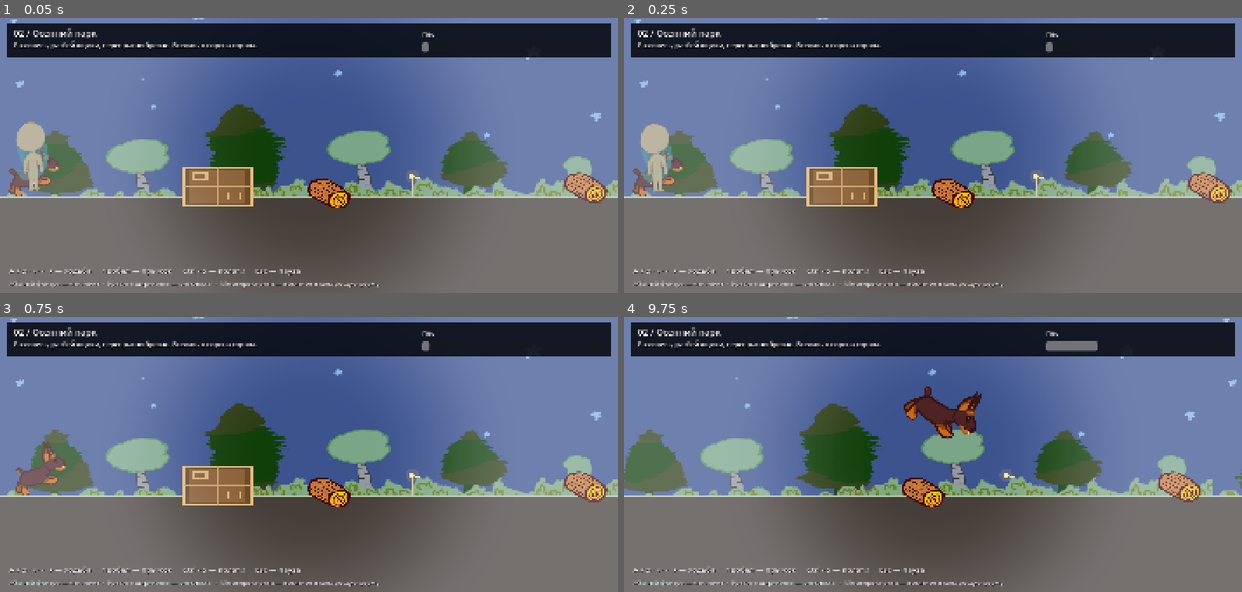
Above: before the commit, frames 1-4 (two rows, left to right).
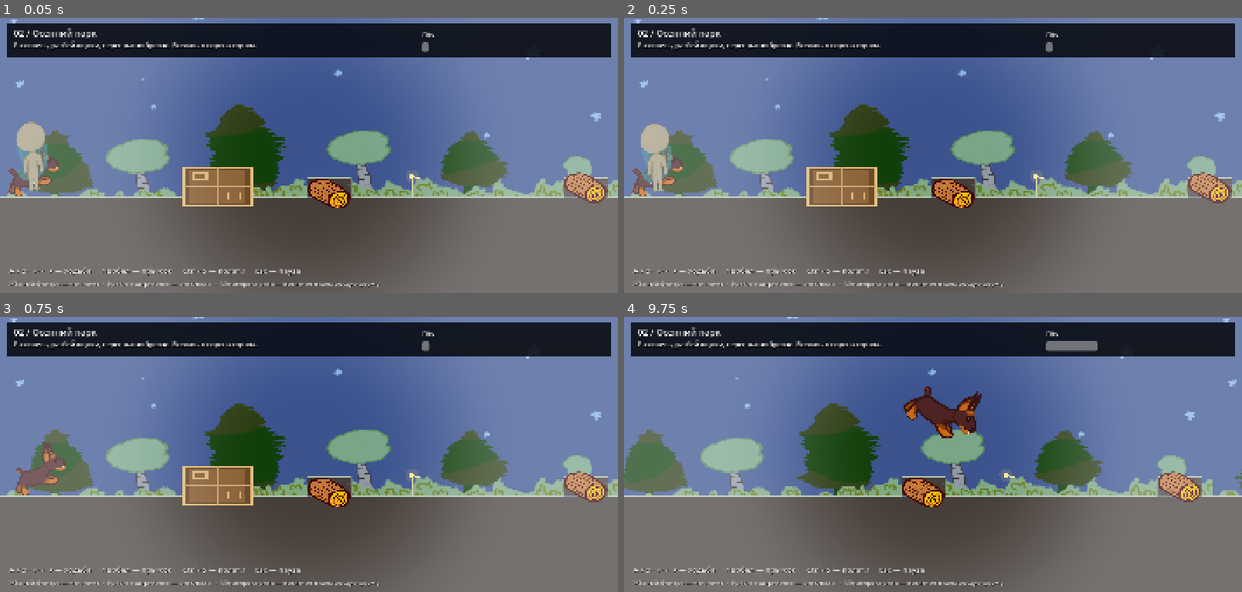
Above: after the commit, the same moments.

Repository: marykakao25-ux/ghost
Game: Godot game, scene res://scenes/Level_Dog_Park.tscn
The game is run twice, just before and just after one commit, with the same random seed, the same clock (stepped at 60 frames per second) and the same inputs. This scene is started directly instead of the project's main scene.
Inputs:
- Up to frame 1 (0.05 s): no input
- Up to frame 2 (0.25 s): no input
- Up to frame 3 (0.75 s): tap Enter at 0.5 s; hold D (move_right) from 0.53 s (still down); hold Ctrl (crawl) from 0.53 s (still down)
- Up to frame 4 (9.75 s): tap Space (jump) at 0.77, 1.52, 3.02, 3.77, 4.52, 6.02, 6.77, 7.52, 9.02 s; release Ctrl (crawl) at 1.28 s; tap Q (shapeshift) at 1.35, 5.1, 8.85 s; release D (move_right) at 2.03 s; hold A (move_left) 2.03-2.78 s; tap 3 (shapeshift_bird) at 2.1, 5.85, 9.6 s; hold D (move_right) 2.78-4.28 s; tap 1 (shapeshift_cat) at 2.85, 6.6 s; tap 2 (shapeshift_dog) at 3.6, 7.35 s; hold A (move_left) 4.28-5.03 s; tap Ctrl (crawl) at 4.35 s; hold D (move_right) 5.03-5.78 s; hold A (move_left) 5.78-7.28 s; hold D (move_right) 7.28-9.53 s; hold Ctrl (crawl) 8.03-8.78 s; hold A (move_left) from 9.53 s (still down)

The runs differ from the first frame. In frame 1, 0.3% of the frame differs, in the area x 49-99%, y 57-66%; in frame 2, 0.3%; in frame 3, 0.3%; in frame 4, 0.3%.

Commit message:
[T-0041] fix(level): align log collision bodies

Diff:
--- a/scenes/Level_Dog_Park.tscn
+++ b/scenes/Level_Dog_Park.tscn
@@ -14,7 +14,7 @@
 size = Vector2(3700, 80)
 
 [sub_resource type="RectangleShape2D" id="RectangleShape2D_log"]
-size = Vector2(112, 36)
+size = Vector2(128, 54)
 
 [sub_resource type="GDScript" id="GDScript_setup"]
 script/source = "extends Node
@@ -81,12 +81,10 @@
 monitoring = false
 allowed_forms = Array[String](["dog"])
 
-[node name="LogBody" type="StaticBody2D" parent="LogVisual" unique_id=363885596]
-position = Vector2(-330, 18.181885)
-scale = Vector2(2.5, 4.5454545)
+[node name="LogBody1" type="StaticBody2D" parent="." unique_id=363885596]
+position = Vector2(1706, 493)
 
-[node name="CollisionShape2D" type="CollisionShape2D" parent="LogVisual/LogBody" unique_id=2006484420]
-position = Vector2(137, 8)
+[node name="CollisionShape2D" type="CollisionShape2D" parent="LogBody1" unique_id=2006484420]
 shape = SubResource("RectangleShape2D_log")
 
 [node name="PitDecor" type="Sprite2D" parent="." unique_id=649253766]
@@ -160,12 +158,10 @@
 monitoring = false
 allowed_forms = Array[String](["dog"])
 
-[node name="LogBody" type="StaticBody2D" parent="LogVisual2" unique_id=1179013804]
-position = Vector2(-330, 18.181885)
-scale = Vector2(2.5, 4.5454545)
+[node name="LogBody2" type="StaticBody2D" parent="." unique_id=1179013804]
+position = Vector2(3001, 493)
 
-[node name="CollisionShape2D" type="CollisionShape2D" parent="LogVisual2/LogBody" unique_id=296299917]
-position = Vector2(137, 8)
+[node name="CollisionShape2D" type="CollisionShape2D" parent="LogBody2" unique_id=296299917]
 shape = SubResource("RectangleShape2D_log")
 
 [node name="LogVisual3" type="Sprite2D" parent="." unique_id=1862084776]
@@ -180,10 +176,8 @@
 monitoring = false
 allowed_forms = Array[String](["dog"])
 
-[node name="LogBody" type="StaticBody2D" parent="LogVisual3" unique_id=877326217]
-position = Vector2(-330, 18.181885)
-scale = Vector2(2.5, 4.5454545)
+[node name="LogBody3" type="StaticBody2D" parent="." unique_id=877326217]
+position = Vector2(959, 493)
 
-[node name="CollisionShape2D" type="CollisionShape2D" parent="LogVisual3/LogBody" unique_id=782854369]
-position = Vector2(137, 8)
+[node name="CollisionShape2D" type="CollisionShape2D" parent="LogBody3" unique_id=782854369]
 shape = SubResource("RectangleShape2D_log")
